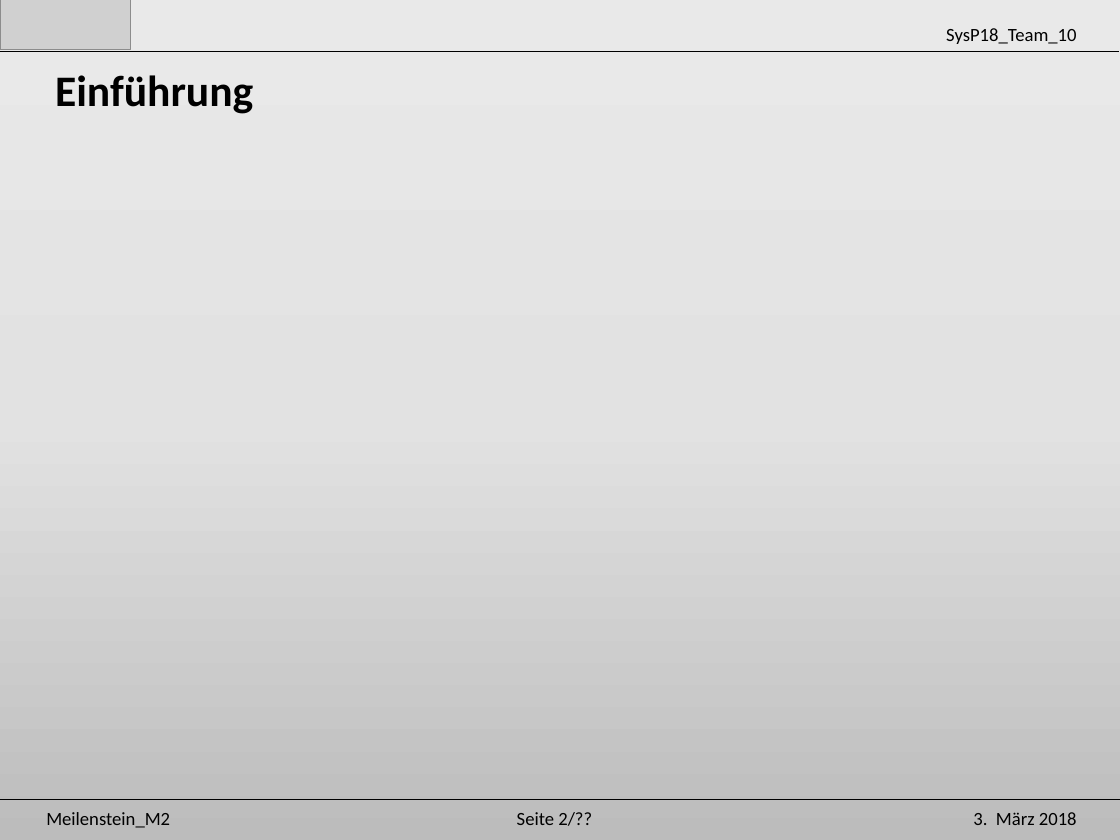
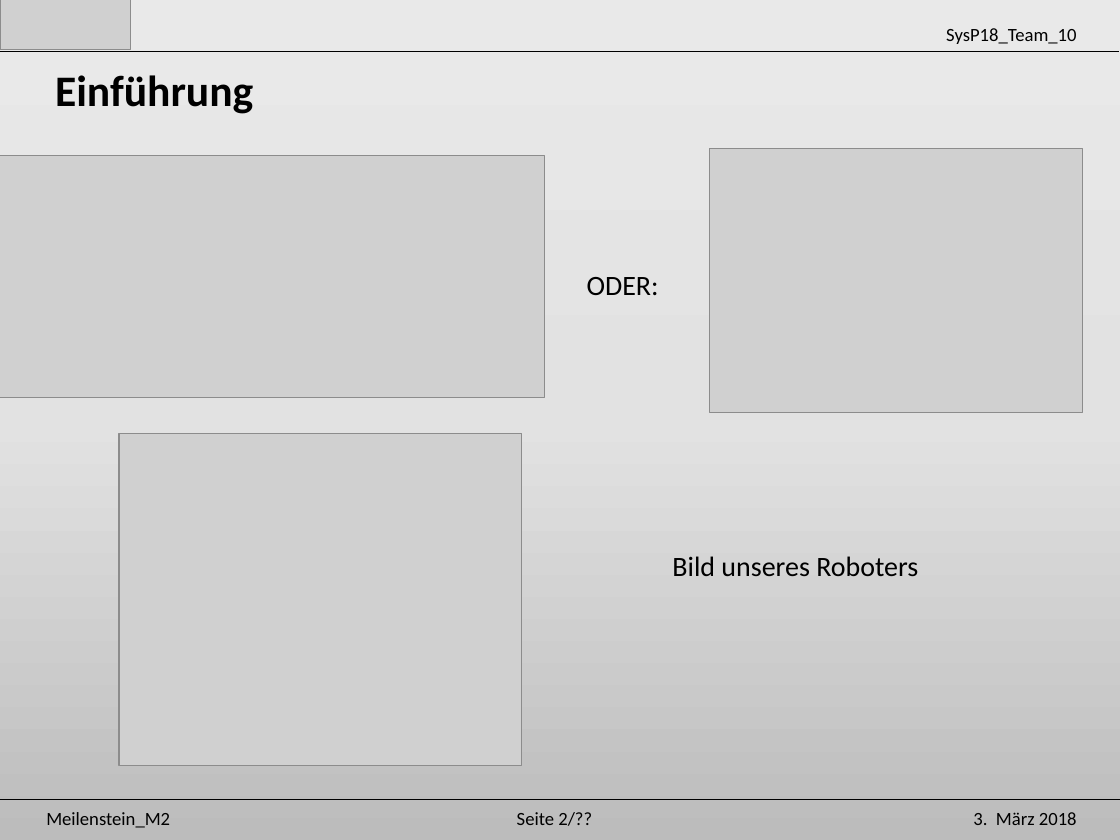
Before and after one commit to Unaqwyn/SysP18_1cv, a slide deck: slide 3 of 01_Organisation/02_Meilensteine/m2/Praesentation_m2.pptx. Drawn at 1120x840 pixels with LibreOffice and Linux fonts; fonts in the diff are those of the drawing; grey boxes stand for pictures. Boxes give left, top, right and bottom in pixels: in the first picture for what was removed or moved away, otherwise in the second. Text is boxed around its words. In the diff, an @@ line names an element or a change of style, - is before the commit and + after.

```diff
--- a/01_Organisation/02_Meilensteine/m2/Praesentation_m2.pptx
+++ b/01_Organisation/02_Meilensteine/m2/Praesentation_m2.pptx
@@ picture added at <box>710,148,1083,412</box> @@
@@ picture added at <box>0,156,544,398</box> @@
@@ text added at <box>587,277,659,295</box>, 18 pt, text #000000 @@
+ODER:
@@ picture added at <box>119,433,522,766</box> @@
@@ text added at <box>672,556,918,576</box>, 18 pt, text #000000 @@
+Bild unseres Roboters
```
Also in this commit, not shown: 1 other slide changed.
